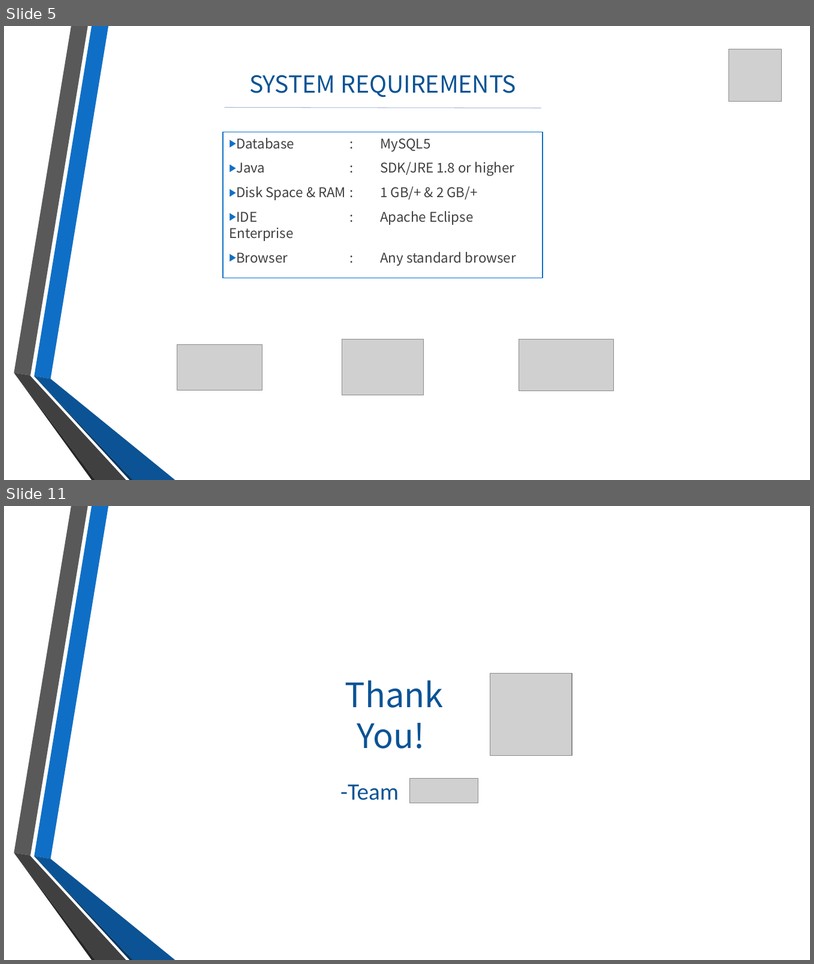
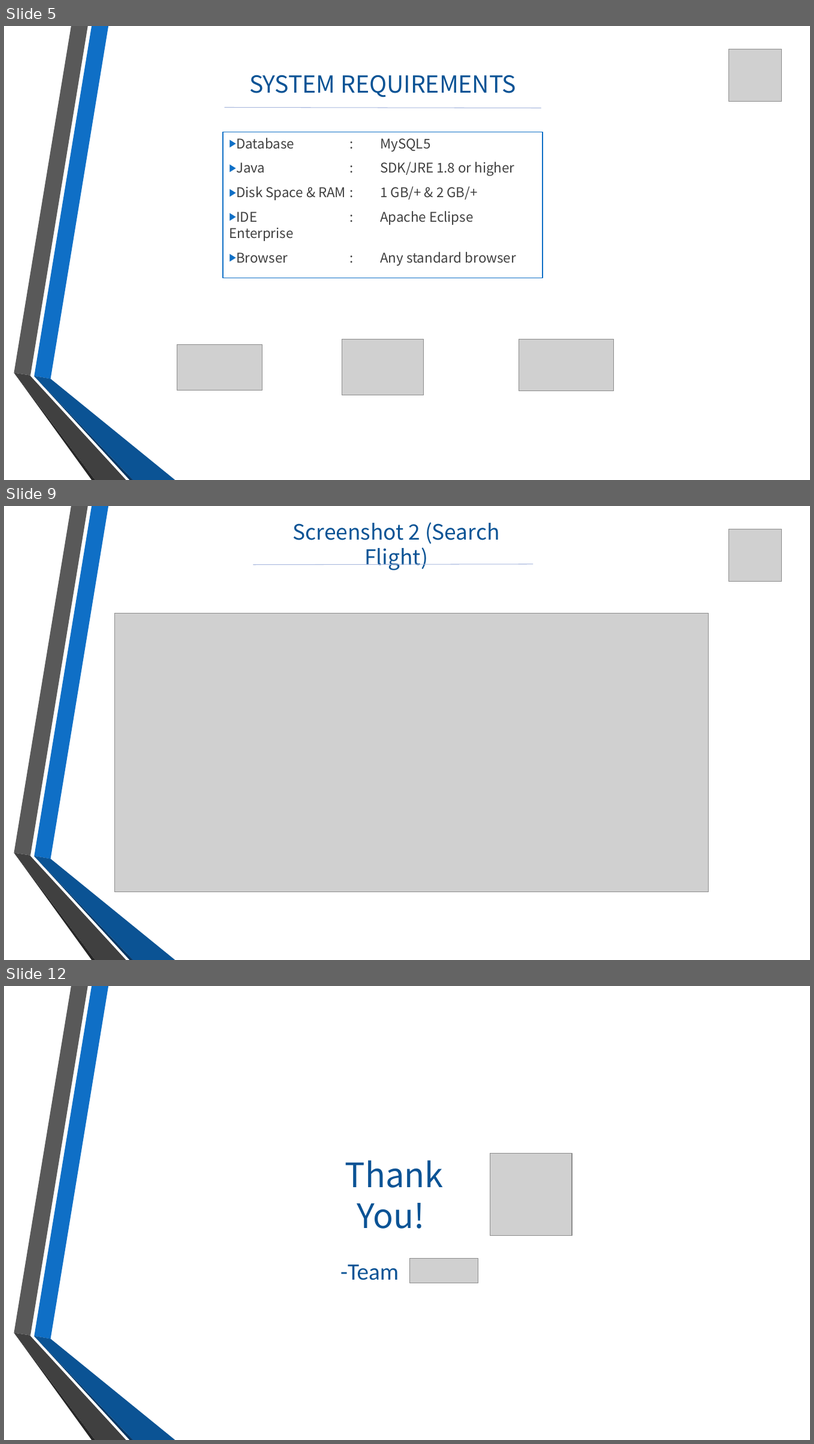
Before and after one commit to vikasdhiman0635/Airline_Reservation, a slide deck: Document/EchoFlightsPPT.pptx. Shown one above the other, each under a label of ours: slides 5 and 11 before the commit, slides 5, 9 and 12 after it; the slides between them are not shown. The pictures are 814x964 and 814x1444 pixels, drawn with LibreOffice and Linux fonts; fonts in the diff are those of the drawing; grey boxes stand for pictures; background and template pictures are left out. Boxes give left, top, right and bottom in pixels: in the first picture for what was removed or moved away, otherwise in the second. Text is boxed around its words. In the diff, an @@ line names an element or a change of style, - is before the commit and + after.

```diff
--- a/Document/EchoFlightsPPT.pptx
+++ b/Document/EchoFlightsPPT.pptx
@@ slide 9 added at <box>4,506,810,960</box>, background picture (left out); not listed: 6 template elements that a slide beside it also shows @@
@@ title added at <box>293,522,500,570</box>, 25.2 pt, text #0B5395 @@
+Screenshot 2 (Search Flight)
@@ picture added at <box>729,529,782,582</box> @@
@@ line added from (253, 565) to (533, 564), #ABBBDF 0.75 pt @@
@@ picture added at <box>115,613,710,892</box> @@
@@ what was slide 11 is now slide 12 @@
```
Also in this commit, not shown: 8 slides changed, 1 other slide added, 1 slide removed, 9 other files.
